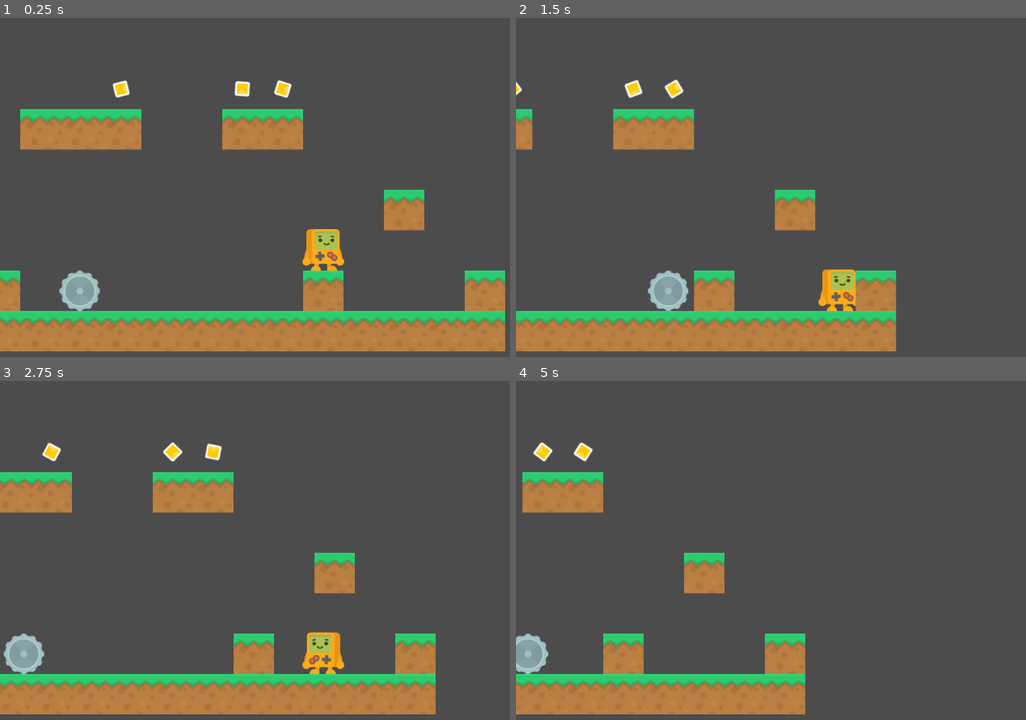
Above: before the commit, frames 1-4 (two rows, left to right).
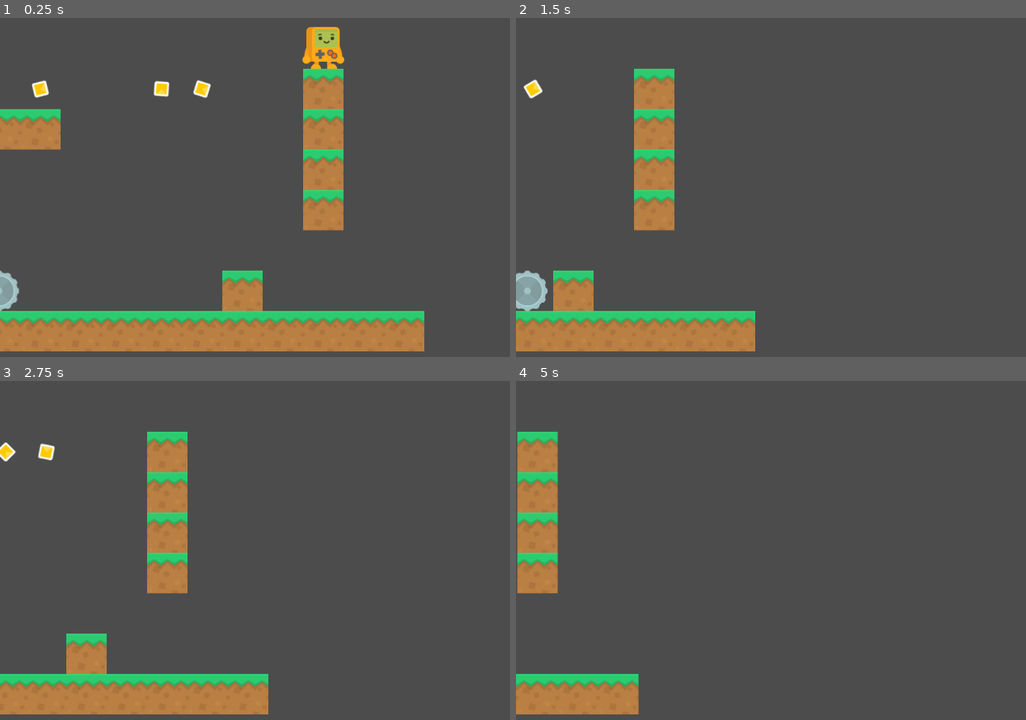
Above: after the commit, the same moments.

Repository: Oblivion-nara/Delve
Game: Godot game, scene res://MainScene.tscn
Same seed, same stepped clock (60 frames per second), same inputs: the game is played once before the commit and once after it.
Inputs:
- Up to frame 1 (0.25 s): no input
- Up to frame 2 (1.5 s): hold D (move_right) from 0.53 s (still down); tap Space (jump) at 0.77 s
- Up to frame 3 (2.75 s): tap Space (jump) at 1.52 s; release D (move_right) at 2.03 s; hold A (move_left) from 2.03 s (still down)
- Up to frame 4 (5 s): release A (move_left) at 2.78 s; hold D (move_right) 2.78-4.28 s; tap Space (jump) at 3.02, 3.77, 4.52 s; hold A (move_left) from 4.28 s (still down)

The runs differ from the first frame. In frame 1, 17% of the frame differs, in the area x 0-100%, y 2-99%; in frame 2, 14%; in frame 3, 16%; in frame 4, 12%.

Commit message:
I changed stuff

Diff:
--- a/MainScene.tscn
+++ b/MainScene.tscn
@@ -11,7 +11,7 @@
 script = ExtResource( 6 )
 
 [node name="Player" parent="." instance=ExtResource( 1 )]
-position = Vector2( 672, 384 )
+position = Vector2( 800, 72 )
 
 [node name="Tile" parent="." instance=ExtResource( 2 )]
 position = Vector2( 416, 544 )
@@ -38,7 +38,7 @@
 position = Vector2( 864, 544 )
 
 [node name="Tile14" parent="." instance=ExtResource( 2 )]
-position = Vector2( 928, 480 )
+position = Vector2( 800, 224 )
 
 [node name="Tile15" parent="." instance=ExtResource( 2 )]
 position = Vector2( 800, 352 )
@@ -47,10 +47,10 @@
 position = Vector2( 672, 480 )
 
 [node name="Tile17" parent="." instance=ExtResource( 2 )]
-position = Vector2( 608, 224 )
+position = Vector2( 800, 160 )
 
 [node name="Tile18" parent="." instance=ExtResource( 2 )]
-position = Vector2( 544, 224 )
+position = Vector2( 800, 288 )
 
 [node name="Tile19" parent="." instance=ExtResource( 2 )]
 position = Vector2( 352, 224 )
